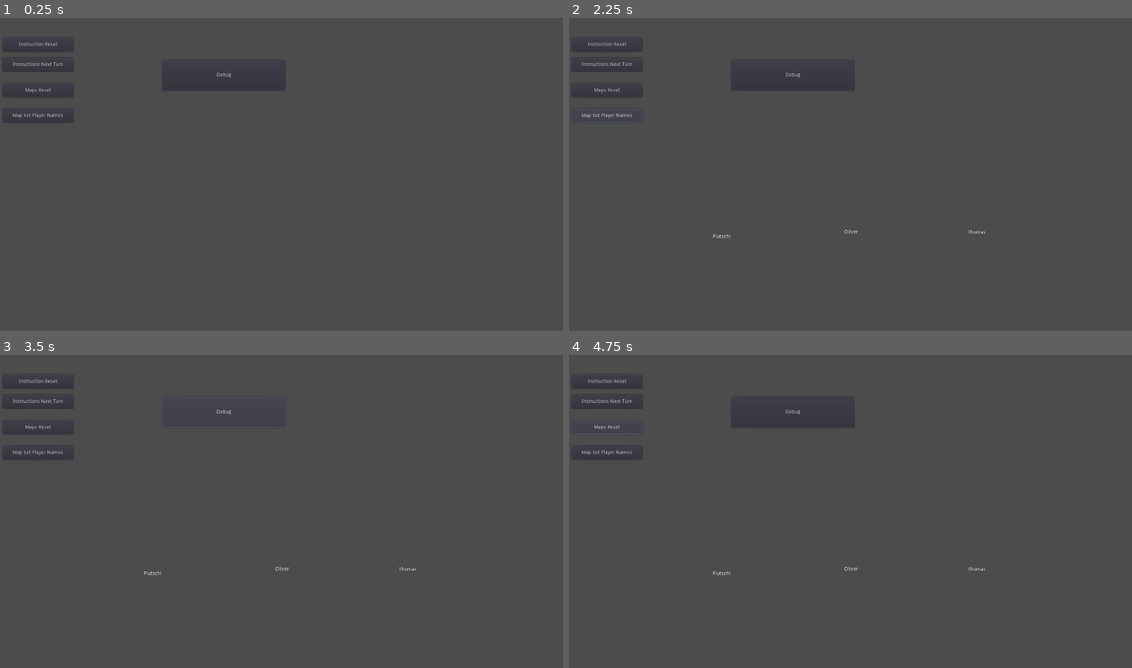
Above: before the commit, frames 1-4 (two rows, left to right).
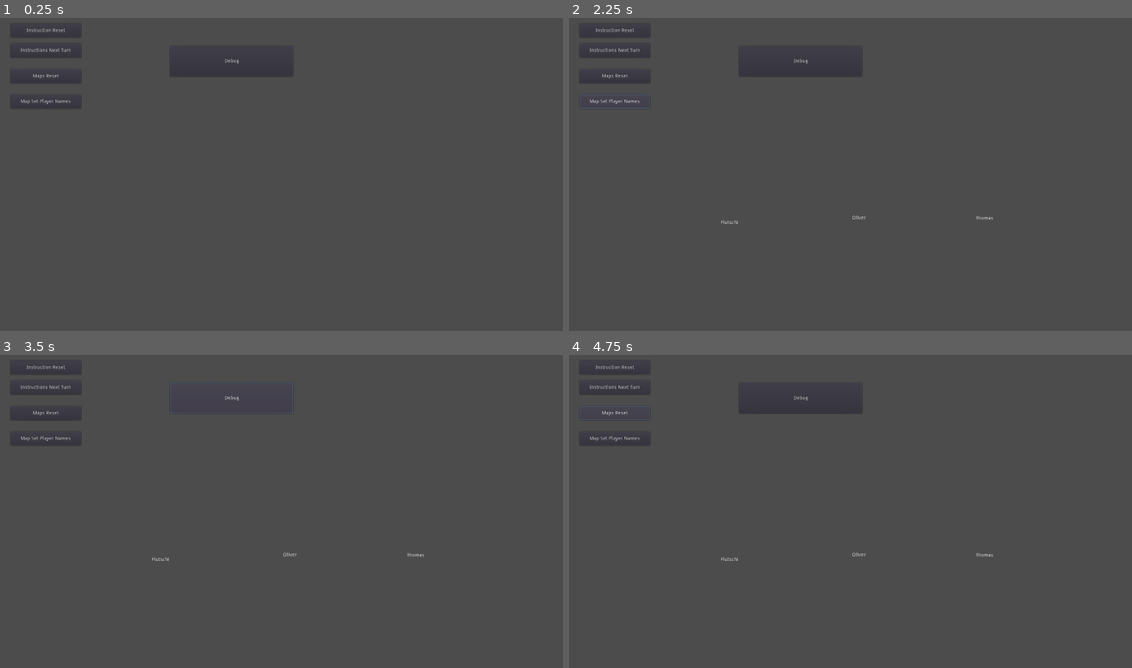
Above: after the commit, the same moments.

Repository: gilde-der-nacht/game-jam-2022
Game: Godot game, scene res://Board.tscn
Two runs of this game, one before a commit and one after it. Both use one fixed random seed, a clock stepped at 60 frames per second and the inputs below.
Inputs:
- Up to frame 1 (0.25 s): no input
- Up to frame 2 (2.25 s): click "Instructions Next Turn" at 0.5 s; click "Instructions Next Turn" at 1.25 s; click "Map Set Player Names" at 2 s
- Up to frame 3 (3.5 s): click "Debug" at 2.75 s
- Up to frame 4 (4.75 s): click "Instruction Reset" at 3.5 s; click "Maps Reset" at 4.25 s

The runs differ from the first frame. In frame 1, 0.3% of the frame differs, in the area x 1-43%, y 3-33%; in frame 2, 0.6%, in the area x 0-76%, y 3-71%; in frame 3, 0.5%; in frame 4, 0.6%.

Commit message:
Board: center camera

Diff:
--- a/Cartographer/Board.tscn
+++ b/Cartographer/Board.tscn
@@ -59,7 +59,7 @@
 script = ExtResource( 3 )
 
 [node name="Camera2D" type="Camera2D" parent="."]
-position = Vector2( 872, 410 )
+position = Vector2( 850, 450 )
 current = true
 
 [node name="Instruction" parent="." instance=ExtResource( 4 )]
